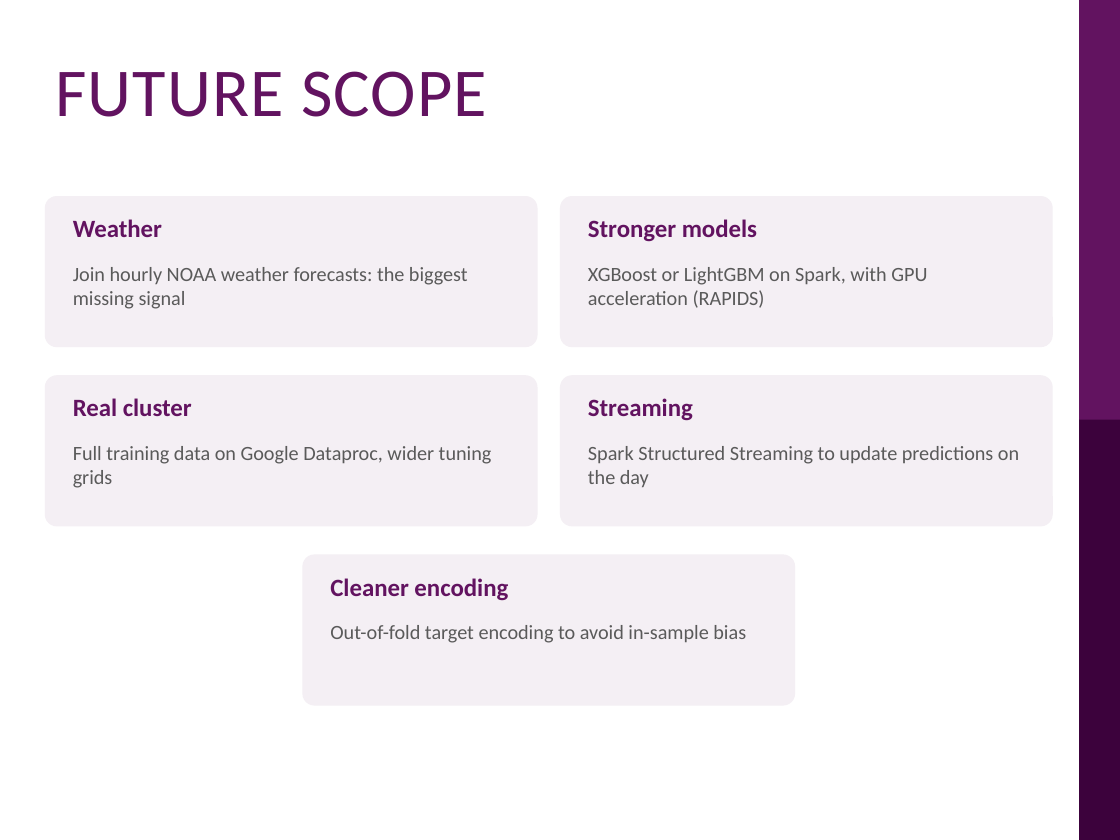
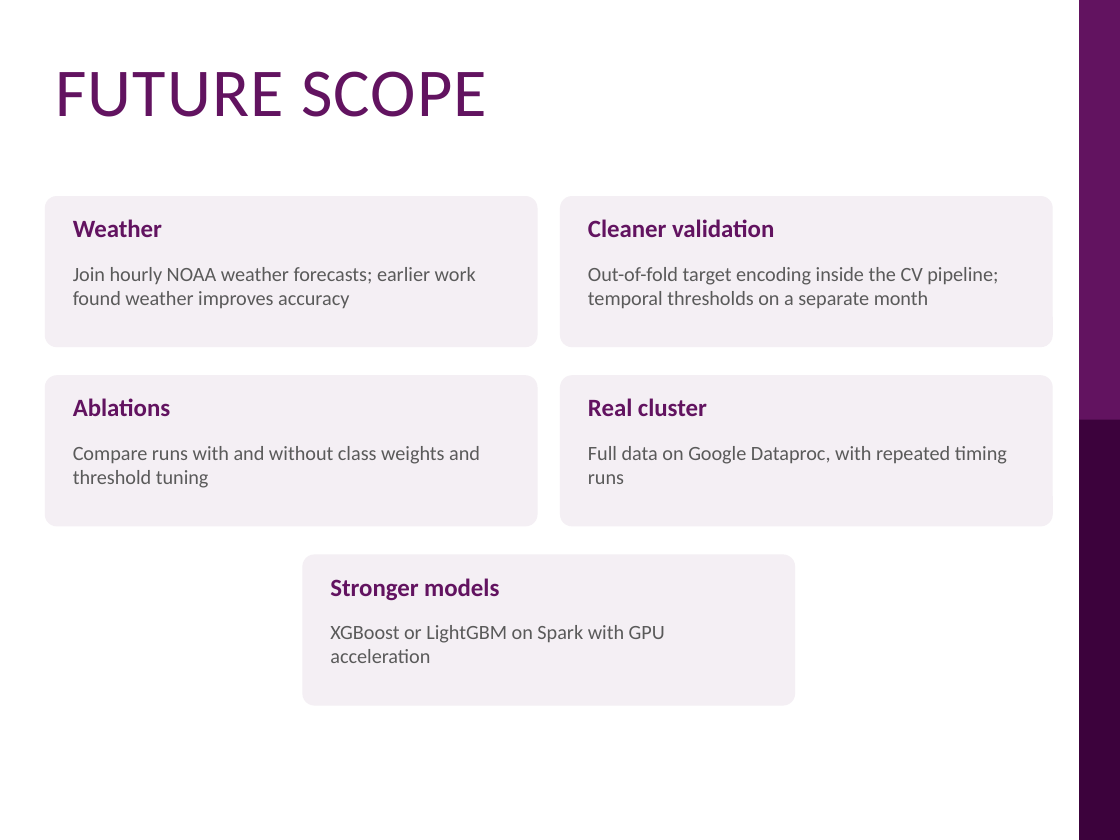
Before and after one commit to tiong0526/clone-21092024, a slide deck: slide 15 of bdmla-flight-delay/presentation/BDMLA_CW1_Flight_Delay_Presentation.pptx. Drawn at 1120x840 pixels with LibreOffice and Linux fonts; fonts in the diff are those of the drawing; background and template pictures are left out. Boxes give left, top, right and bottom in pixels: in the first picture for what was removed or moved away, otherwise in the second. Text is boxed around its words. In the diff, an @@ line names an element or a change of style, - is before the commit and + after.

```diff
--- a/bdmla-flight-delay/presentation/BDMLA_CW1_Flight_Delay_Presentation.pptx
+++ b/bdmla-flight-delay/presentation/BDMLA_CW1_Flight_Delay_Presentation.pptx
@@ text at (x1=588, y1=219, x2=774, y2=237): text changed @@
-Stronger models
+Cleaner validation
@@ text at (x1=73, y1=267, x2=476, y2=308): text changed @@
-Join hourly NOAA weather forecasts: the biggest missing signal
+Join hourly NOAA weather forecasts; earlier work found weather improves accuracy
@@ text at (x1=588, y1=267, x2=998, y2=308): text changed @@
-XGBoost or LightGBM on Spark, with GPU acceleration (RAPIDS)
+Out-of-fold target encoding inside the CV pipeline; temporal thresholds on a separate month
@@ text at (x1=73, y1=398, x2=170, y2=416): text changed @@
-Real cluster
+Ablations
@@ text at (x1=588, y1=398, x2=707, y2=416): text changed @@
-Streaming
+Real cluster
@@ text at (x1=73, y1=446, x2=480, y2=488): text changed @@
-Full training data on Google Dataproc, wider tuning grids
+Compare runs with and without class weights and threshold tuning
@@ text at (x1=588, y1=446, x2=1007, y2=484): text changed @@
-Spark Structured Streaming to update predictions on the day
+Full data on Google Dataproc, with repeated timing runs
@@ text at (x1=330, y1=578, x2=499, y2=601): text changed @@
-Cleaner encoding
+Stronger models
@@ text at (x1=330, y1=625, x2=665, y2=663): text changed @@
-Out-of-fold target encoding to avoid in-sample bias
+XGBoost or LightGBM on Spark with GPU acceleration
```
Also in this commit, not shown: 7 other slides changed, 2 slides added, 3 other files.
